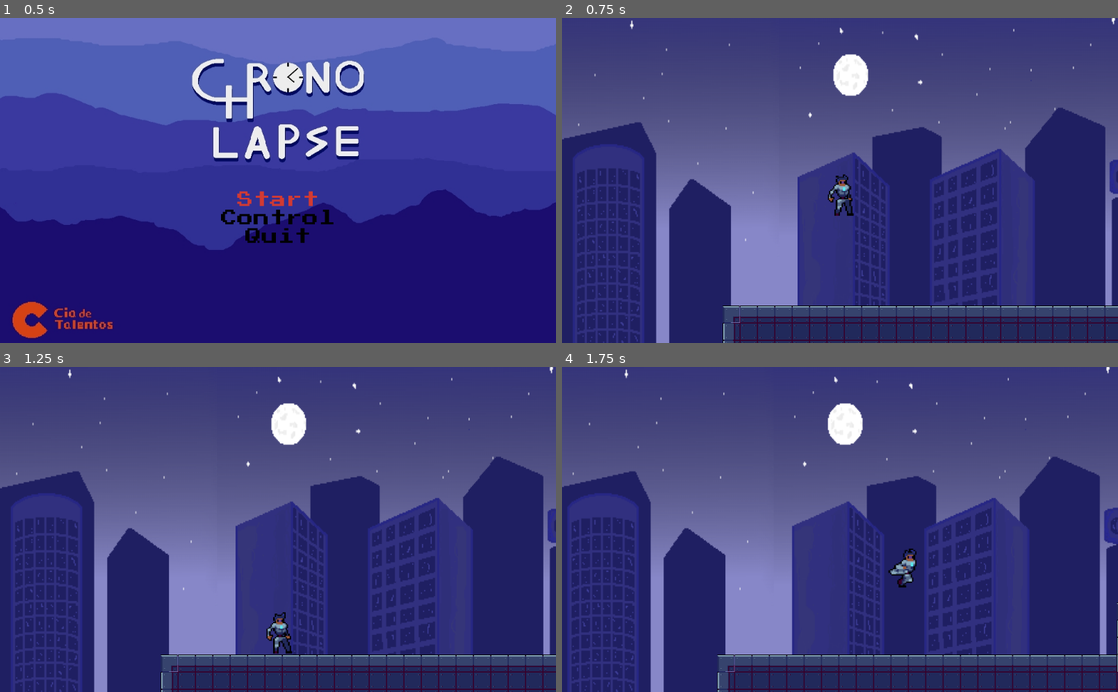
Above: before the commit, frames 1-4 (two rows, left to right).
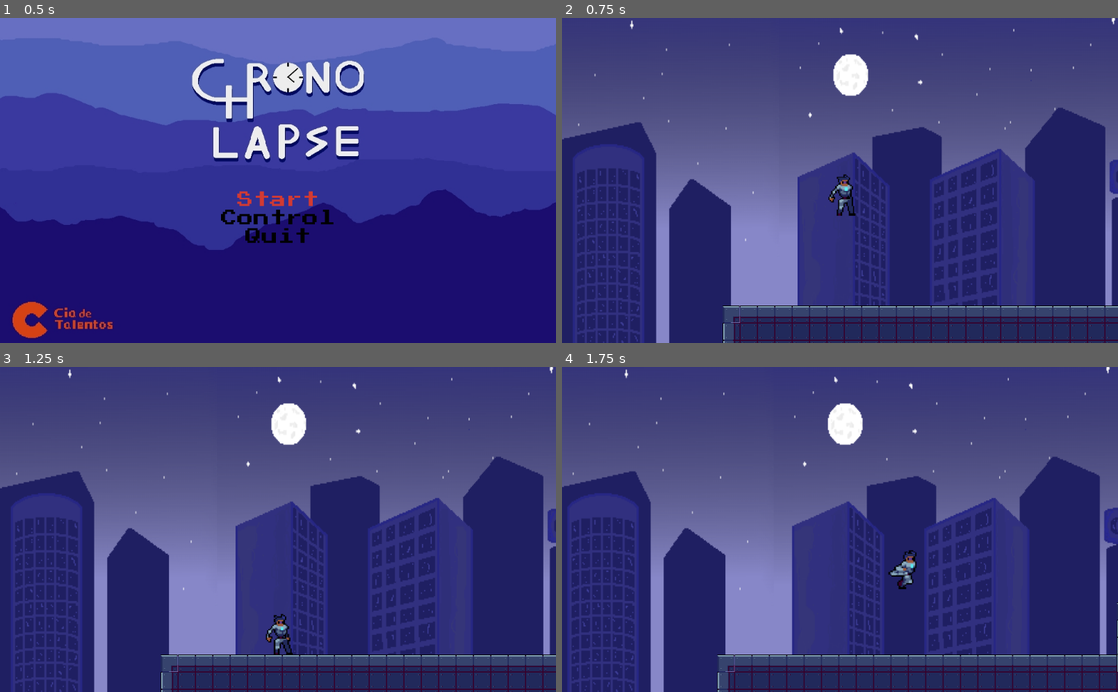
Above: after the commit, the same moments.

Repository: 2023M1T9-Inteli/grupo2
Game: Godot game, scene res://Cenas/primeira_tela.tscn
Same seed, same stepped clock (60 frames per second), same inputs: the game is played once before the commit and once after it.
Inputs:
- Up to frame 1 (0.5 s): no input
- Up to frame 2 (0.75 s): click "Start" at 0.5 s
- Up to frame 3 (1.25 s): no input
- Up to frame 4 (1.75 s): hold Right (ui_right) from 1.28 s (still down); tap Up (ui_up) at 1.52 s

Frame 1 is identical in both runs. In frame 2, 0.3% of the frame differs, in the area x 47-53%, y 48-61%; in frame 3, 0.3%, in the area x 47-53%, y 75-89%; in frame 4, 0.3%.

Commit message:
Dar dano na personagem principal e animação da morte do inimigo

Diff:
--- a/Game Mario/Branch/Monstro.tscn
+++ b/Game Mario/Branch/Monstro.tscn
@@ -19,6 +19,58 @@
 radius = 33.0
 height = 0.0
 
+[sub_resource type="Animation" id=3]
+length = 0.001
+tracks/0/type = "value"
+tracks/0/path = NodePath("Sprite:modulate")
+tracks/0/interp = 1
+tracks/0/loop_wrap = true
+tracks/0/imported = false
+tracks/0/enabled = true
+tracks/0/keys = {
+"times": PoolRealArray( 0 ),
+"transitions": PoolRealArray( 1 ),
+"update": 0,
+"values": [ Color( 1, 1, 1, 1 ) ]
+}
+tracks/1/type = "method"
+tracks/1/path = NodePath(".")
+tracks/1/interp = 1
+tracks/1/loop_wrap = true
+tracks/1/imported = false
+tracks/1/enabled = true
+tracks/1/keys = {
+"times": PoolRealArray(  ),
+"transitions": PoolRealArray(  ),
+"values": [  ]
+}
+
+[sub_resource type="Animation" id=4]
+resource_name = "die"
+tracks/0/type = "value"
+tracks/0/path = NodePath("Sprite:modulate")
+tracks/0/interp = 1
+tracks/0/loop_wrap = true
+tracks/0/imported = false
+tracks/0/enabled = true
+tracks/0/keys = {
+"times": PoolRealArray( 0, 0.5, 1 ),
+"transitions": PoolRealArray( 1, 1, 1 ),
+"update": 0,
+"values": [ Color( 1, 1, 1, 1 ), Color( 0.67451, 0.133333, 0.133333, 1 ), Color( 0.67451, 0.133333, 0.133333, 0 ) ]
+}
+tracks/1/type = "method"
+tracks/1/path = NodePath(".")
+tracks/1/interp = 1
+tracks/1/loop_wrap = true
+tracks/1/imported = false
+tracks/1/enabled = true
+tracks/1/keys = {
+"times": PoolRealArray(  ),
+"transitions": PoolRealArray(  ),
+"values": [  ]
+}
+
 [node name="Monstro" type="StaticBody2D"]
 position = Vector2( -1, -2 )
 collision_layer = 4
@@ -31,8 +83,13 @@
 frames = SubResource( 1 )
 animation = "walk"
 frame = 1
-playing = true
 
 [node name="Shape" type="CollisionShape2D" parent="."]
 position = Vector2( 1, 1 )
 shape = SubResource( 2 )
+
+[node name="anim" type="AnimationPlayer" parent="."]
+anims/RESET = SubResource( 3 )
+anims/die = SubResource( 4 )
+
+[connection signal="animation_finished" from="anim" to="." method="_on_anim_animation_finished"]
--- a/Game Mario/Branch/Player.tscn
+++ b/Game Mario/Branch/Player.tscn
@@ -75,10 +75,13 @@
 } ]
 
 [sub_resource type="RectangleShape2D" id=1]
-extents = Vector2( 26.5, 40 )
+extents = Vector2( 24.3877, 37.5 )
 
 [sub_resource type="RectangleShape2D" id=3]
-extents = Vector2( 12, 1.5 )
+extents = Vector2( 18, 0.5 )
+
+[sub_resource type="RectangleShape2D" id=8]
+extents = Vector2( 26, 38 )
 
 [node name="Player" type="KinematicBody2D"]
 position = Vector2( -930, 327 )
@@ -89,12 +92,12 @@
 scale = Vector2( 1.1236, 0.977045 )
 frames = SubResource( 2 )
 animation = "Idle"
-frame = 1
+frame = 3
 playing = true
 centered = false
 
 [node name="shape" type="CollisionShape2D" parent="."]
-position = Vector2( 0.275391, -0.0921326 )
+position = Vector2( 2.3877, -0.5 )
 shape = SubResource( 1 )
 
 [node name="Camera2D" type="Camera2D" parent="."]
@@ -109,7 +112,7 @@
 editor_draw_drag_margin = true
 
 [node name="pes" type="Area2D" parent="."]
-position = Vector2( 4, 41 )
+position = Vector2( 3, 38 )
 collision_layer = 4
 collision_mask = 4
 __meta__ = {
@@ -117,6 +120,16 @@
 }
 
 [node name="shape" type="CollisionShape2D" parent="pes"]
+position = Vector2( 5, 0.5 )
 shape = SubResource( 3 )
 
+[node name="dano" type="Area2D" parent="."]
+collision_layer = 4
+collision_mask = 4
+
+[node name="shape" type="CollisionShape2D" parent="dano"]
+position = Vector2( 2, -2 )
+shape = SubResource( 8 )
+
 [connection signal="body_entered" from="pes" to="." method="_on_pes_body_entered"]
+[connection signal="body_entered" from="dano" to="." method="_on_dano_body_entered"]
--- a/Game Mario/Script/Monstro.gd
+++ b/Game Mario/Script/Monstro.gd
@@ -77,6 +77,16 @@
 		if(recorded_data.size() > rewind_length): #eliminar dados com mais de 3 segundos
 			recorded_data.pop_back()
 
-#quando o persagem principal pular em cima do relógio(TicTac) ele irá morrer(desaparecer da tela)
+
+#inimigo fica vermelho
 func dano():
+	get_node("anim").play("die")
+
+#faz o inimigo desaparecer da tela
+func die():
 	$".".queue_free()
+
+#vai fazer o inimigo morrer/desaparecer da tela quando a animação acabar
+func _on_anim_animation_finished(anim_name):
+	if anim_name == "die":
+		die()
--- a/Game Mario/Script/Player.gd
+++ b/Game Mario/Script/Player.gd
@@ -4,7 +4,7 @@
 const GRAVIDADE = 40
 var VELOCIDADE = 250
 var JUMP_HEIGHT = -800
-
+var life = 3
 var motion = Vector2()
 
 onready var ani = $Sprite
@@ -86,5 +86,14 @@
 		motion.x = 0
 		$Sprite.play("Idle")
 
+#player mata inimigo
 func _on_pes_body_entered(body):
 	body.dano()
+	motion.y = JUMP_HEIGHT
+
+
+#player toma dano
+func _on_dano_body_entered(body):
+	life -= 1
+	if life == 0:
+		$".".queue_free()
--- a/Game Mario/Script/primeira_tela.gd
+++ b/Game Mario/Script/primeira_tela.gd
@@ -19,3 +19,6 @@
 #fecha a tela do programa
 func _on_quitBtn_pressed():
 	get_tree().quit()
+
+func die():
+	$".".queue_free()
Not shown: 1 places in Game Mario/Branch/Monstro.tscn that only renumber resources
Not shown: 1 places in Game Mario/Branch/Player.tscn that only renumber resources
